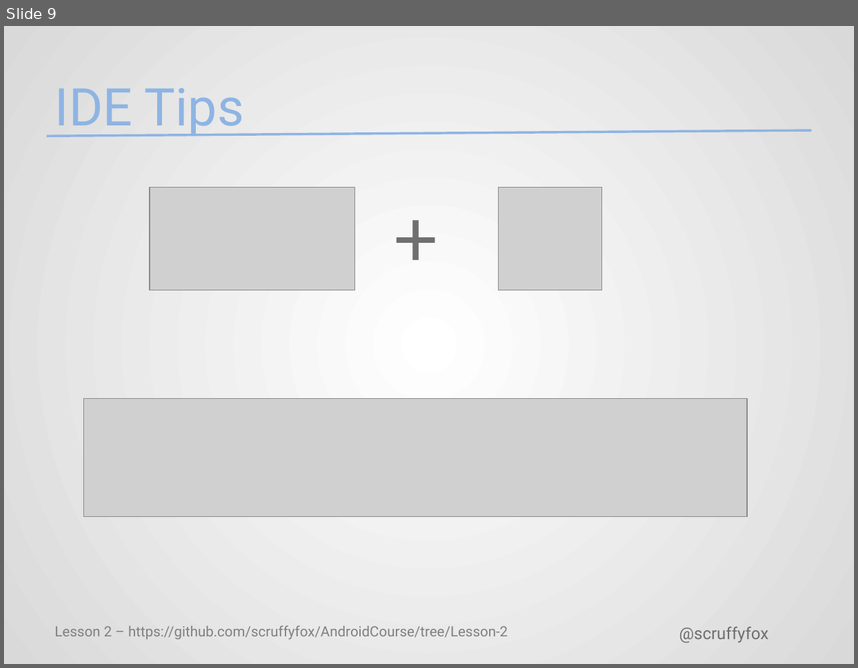
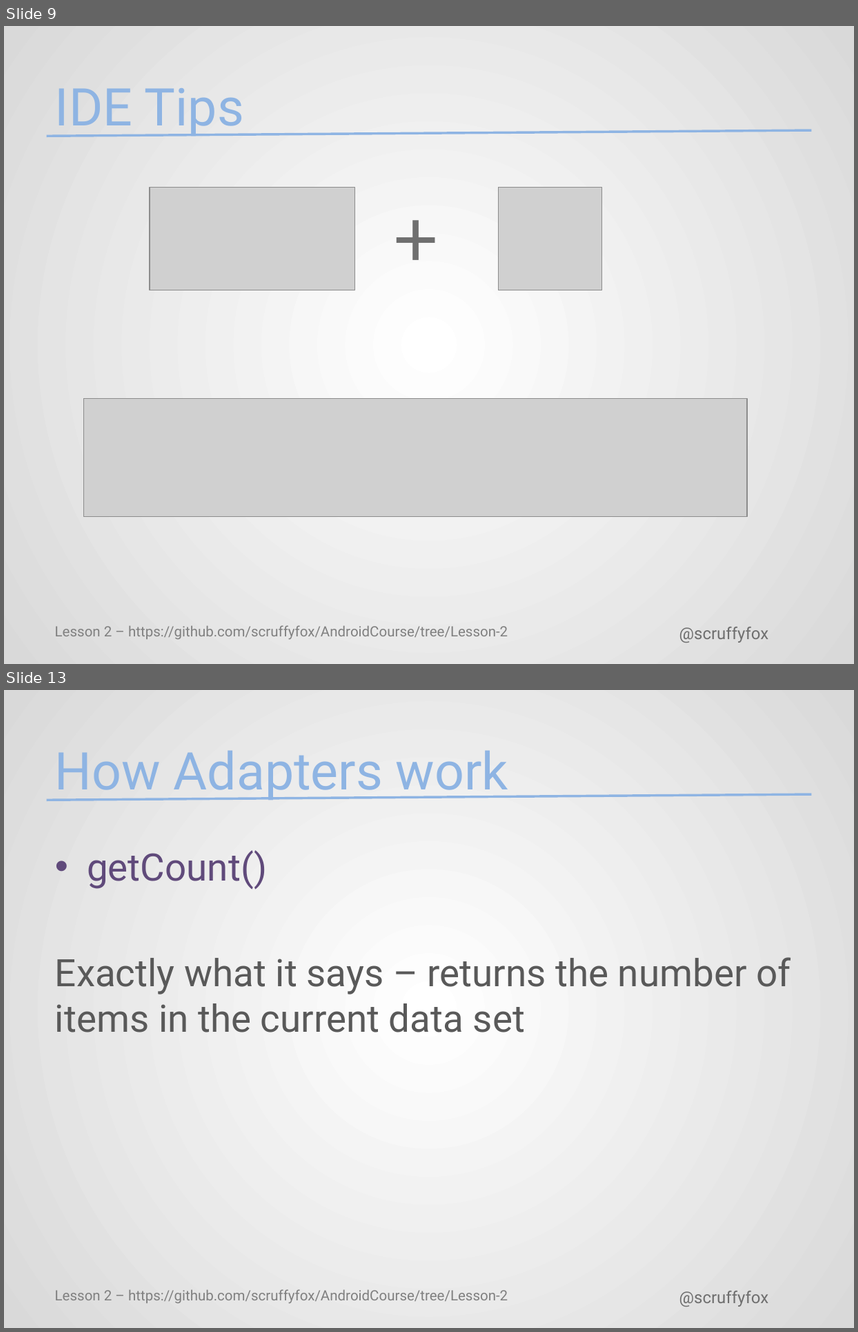
Before and after one commit to scruffyfox/AndroidCourse, a slide deck: pptx/Lesson2.pptx. Shown one above the other, each under a label of ours: slide 9 before the commit, slides 9 and 13 after it; the slides between them are not shown. The pictures are 858x668 and 858x1332 pixels, drawn with LibreOffice and Linux fonts; fonts in the diff are those of the drawing; grey boxes stand for pictures; background and template pictures are left out. Boxes give left, top, right and bottom in pixels: in the first picture for what was removed or moved away, otherwise in the second. Text is boxed around its words. In the diff, an @@ line names an element or a change of style, - is before the commit and + after.

```diff
--- a/pptx/Lesson2.pptx
+++ b/pptx/Lesson2.pptx
@@ slide 13 added at (4,690,854,1328), background gradient #FFFFFF to #D9D9D9; not listed: 3 template elements that a slide beside it also shows @@
@@ title added at (55,750,508,801), 44 pt, text #8EB4E3 @@
+How Adapters work
@@ text added at (55,850,791,1032), 32 pt, text #595959 @@
+• getCount()
+Exactly what it says – returns the number of items in the current data set
```
Also in this commit, not shown: 8 other slides added, 1 slide removed.
